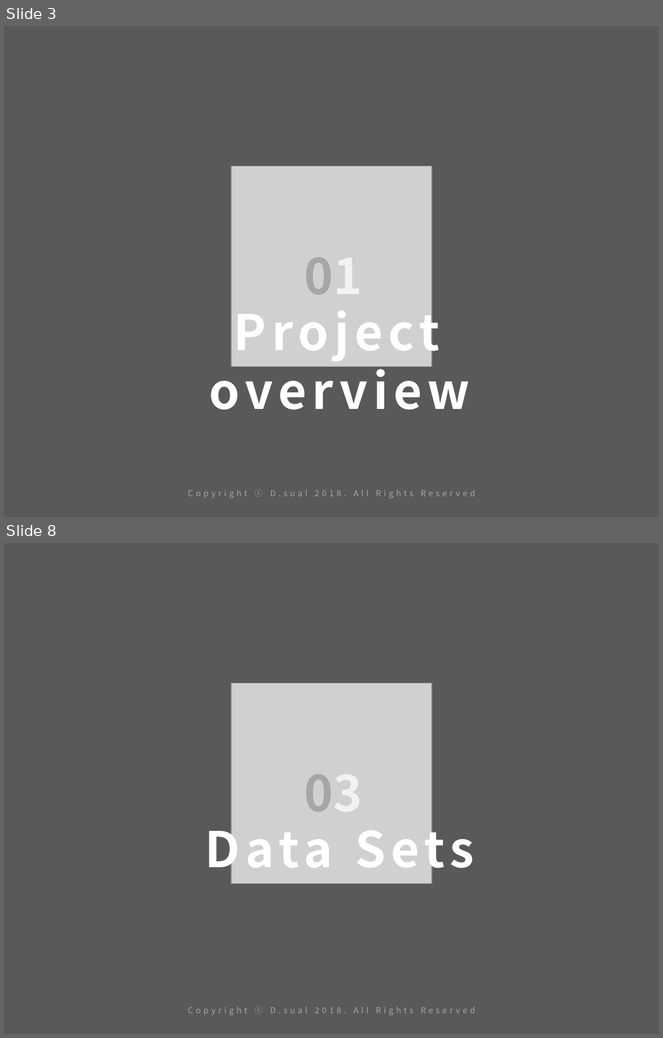
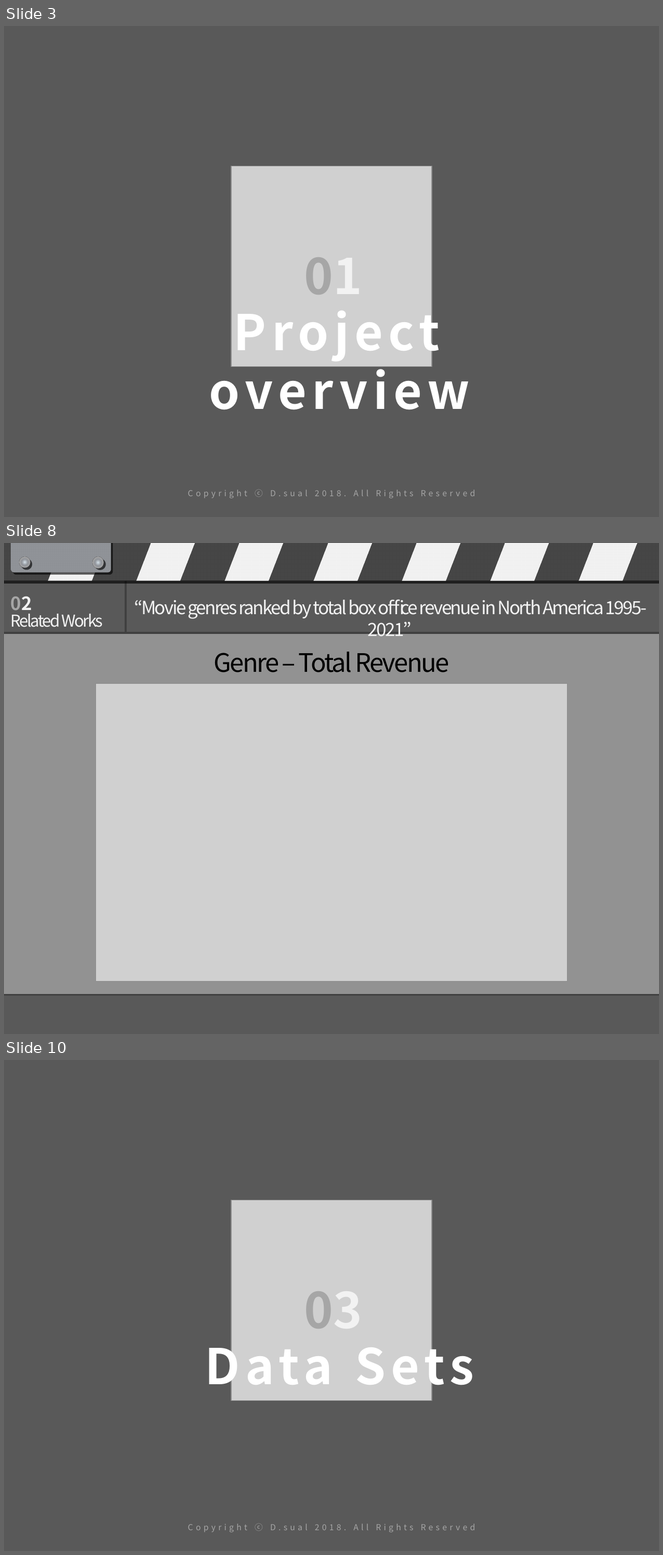
Before and after one commit to asmath472/21SRproject, a slide deck: R final presentation.pptx. Shown one above the other, each under a label of ours: slides 3 and 8 before the commit, slides 3, 8 and 10 after it; the slides between them are not shown. The pictures are 663x1038 and 663x1555 pixels, drawn with LibreOffice and Linux fonts; fonts in the diff are those of the drawing; grey boxes stand for pictures. Boxes give left, top, right and bottom in pixels: in the first picture for what was removed or moved away, otherwise in the second. Text is boxed around its words. In the diff, an @@ line names an element or a change of style, - is before the commit and + after.

```diff
--- a/R final presentation.pptx
+++ b/R final presentation.pptx
@@ slide 8 added at <box>4,543,659,1034</box>, background #595959 @@
@@ rectangle added at <box>4,543,659,581</box>, fill #404040 @@
@@ rounded rectangle added at <box>11,543,111,573</box>, fill #92959B @@
@@ ellipse added at <box>19,557,30,568</box>, fill gradient #D7E2EA to #B6BEC5 to #92959B to #A6A6A6 to #595959 @@
@@ parallelogram added at <box>48,543,110,581</box>, fill #FFFFFF @@
@@ ellipse added at <box>92,557,104,568</box>, fill gradient #D7E2EA to #B6BEC5 to #92959B to #A6A6A6 to #595959 @@
@@ parallelogram added at <box>137,543,198,581</box>, fill #FFFFFF @@
@@ parallelogram added at <box>225,543,287,581</box>, fill #FFFFFF @@
@@ parallelogram added at <box>313,543,375,581</box>, fill #FFFFFF @@
@@ parallelogram added at <box>402,543,464,581</box>, fill #FFFFFF @@
@@ parallelogram added at <box>490,543,553,581</box>, fill #FFFFFF @@
@@ parallelogram added at <box>579,543,641,581</box>, fill #FFFFFF @@
@@ line added from (126, 581) to (126, 633), #404040 2 pt @@
@@ text added at <box>10,596,32,615</box>, 20 pt, text #A6A6A6, bold @@
+02
@@ text added at <box>134,599,647,619</box>, 20 pt, text #F2F2F2 @@
+“Movie genres ranked by total box office revenue in North America 1995-2021”
@@ text added at <box>10,614,103,627</box>, 18 pt, text #F2F2F2 @@
+Related Works
@@ rounded rectangle added at <box>4,633,659,995</box>, fill #FFFFFF at 35% opacity @@
@@ line added from (4, 633) to (659, 633), #404040 2 pt @@
@@ text added at <box>214,652,449,672</box>, 28 pt, text #000000 @@
+Genre – Total Revenue
@@ picture added at <box>96,684,568,982</box> @@
@@ line added from (4, 995) to (659, 995), #404040 2 pt @@
@@ rectangle added at <box>165,1001,516,1020</box>, fill #595959 @@
@@ what was slide 8 is now slide 10 @@
```
Also in this commit, not shown: 5 slides changed, 7 other slides added, 2 slides removed.
